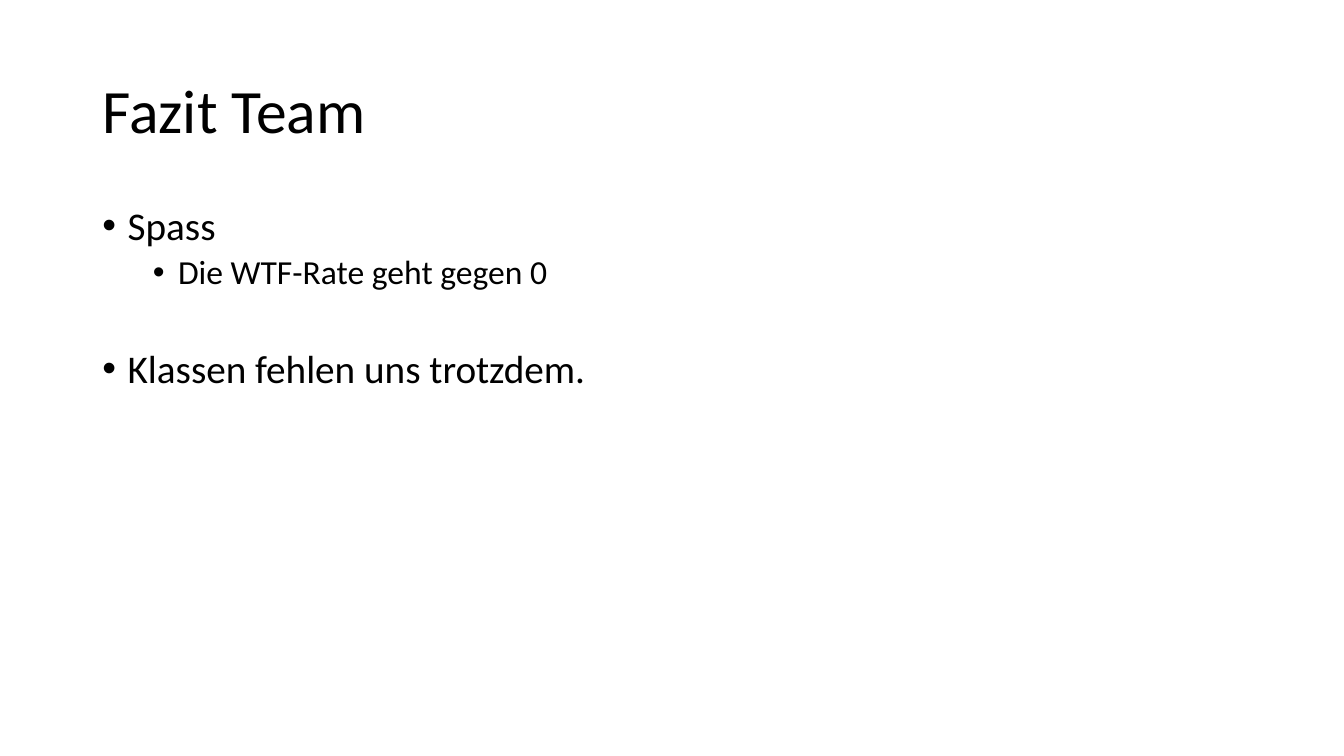
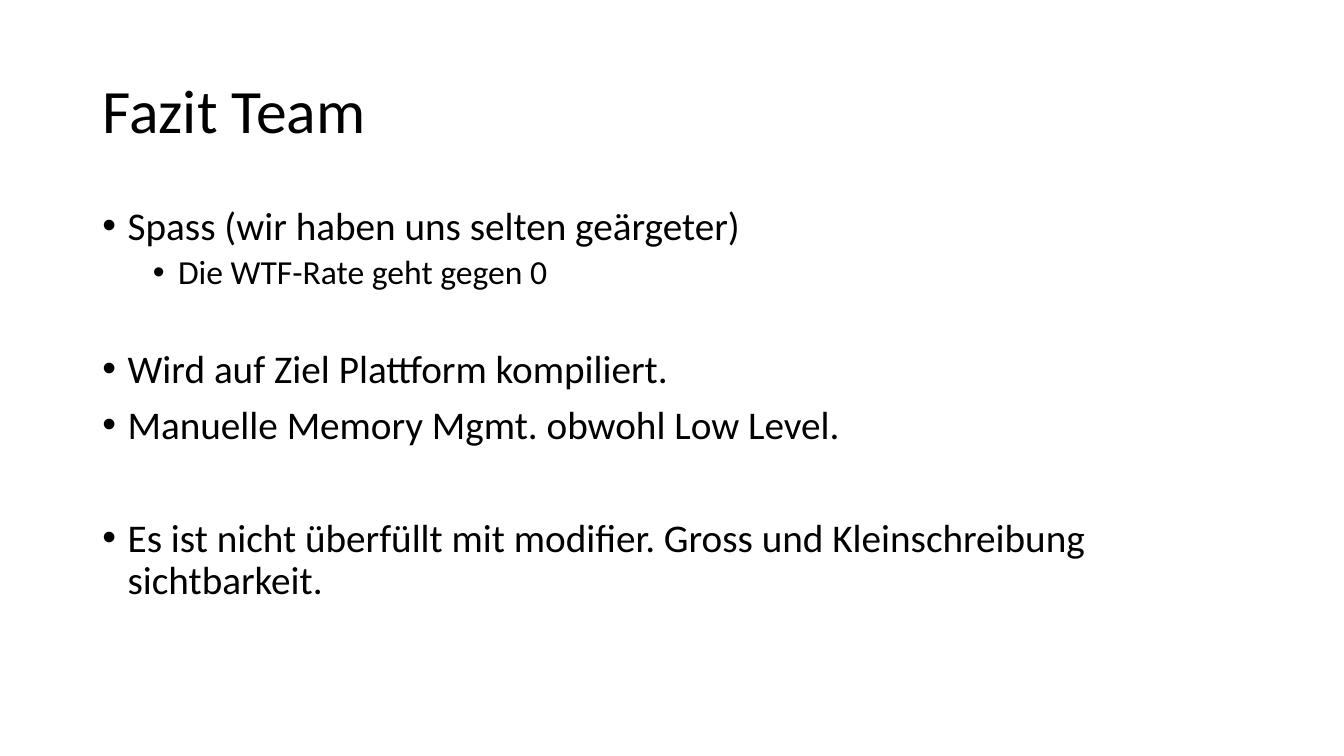
Before and after one commit to alexsuter/golang-experience, a slide deck: slide 8 of presi/presi.pptx (slide 10 before the commit). Drawn at 1344x756 pixels with LibreOffice and Linux fonts; fonts in the diff are those of the drawing. Boxes give left, top, right and bottom in pixels: in the first picture for what was removed or moved away, otherwise in the second. Text is boxed around its words. In the diff, an @@ line names an element or a change of style, - is before the commit and + after.

```diff
--- a/presi/presi.pptx
+++ b/presi/presi.pptx
@@ text at bbox=[128, 211, 740, 247]: text changed @@
-• Spass
+• Spass (wir haben uns selten geärgeter)
@@ text at bbox=[128, 355, 1084, 595]: text changed @@
-• Klassen fehlen uns trotzdem.
+• Wird auf Ziel Plattform kompiliert.
+• Manuelle Memory Mgmt. obwohl Low Level.
+• Es ist nicht überfüllt mit modifier. Gross und Kleinschreibung sichtbarkeit.
```
Also in this commit, not shown: 3 other slides changed, 1 slide added, 3 slides removed.
